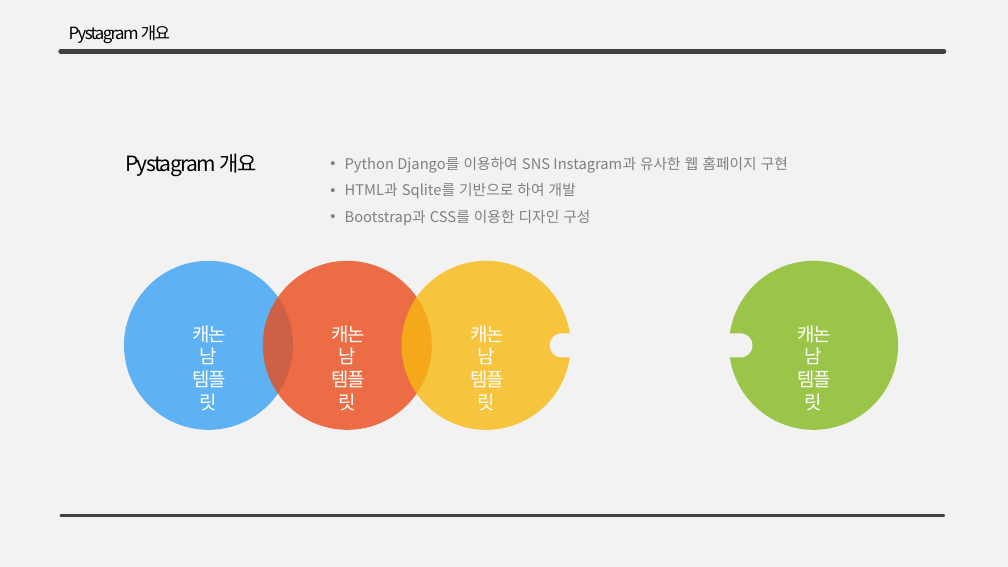
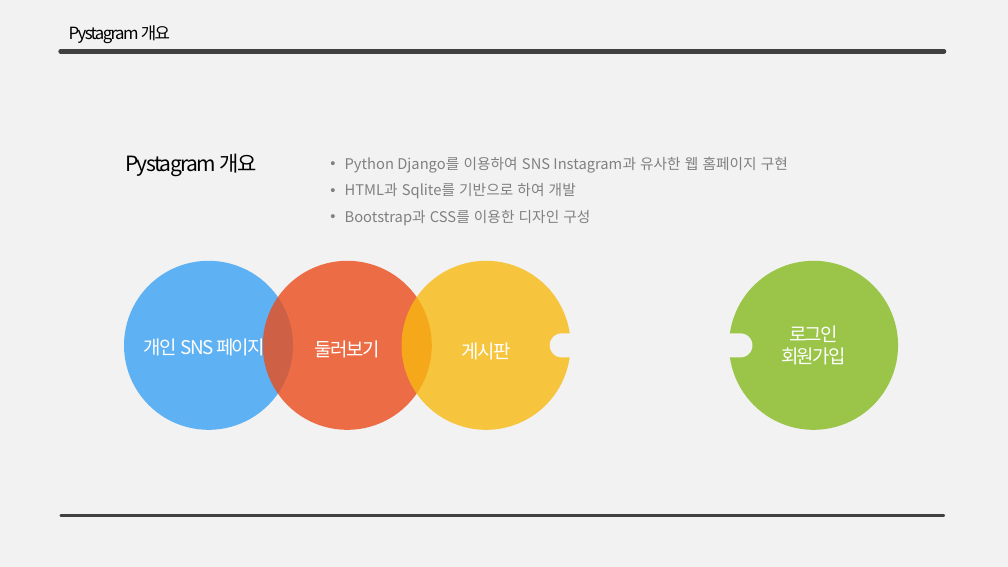
Before and after one commit to ballmouseuser/pystagram, a slide deck: slide 3 of 파이스타그램.pptx. Drawn at 1008x567 pixels with LibreOffice and Linux fonts; fonts in the diff are those of the drawing. Boxes give left, top, right and bottom in pixels: in the first picture for what was removed or moved away, otherwise in the second. Text is boxed around its words. In the diff, an @@ line names an element or a change of style, - is before the commit and + after.

```diff
--- a/파이스타그램.pptx
+++ b/파이스타그램.pptx
@@ text at [781,325,846,365]: text changed @@
-캐논남
-템플릿
+로그인
+회원가입
@@ text at [144,335,265,360]: text changed @@
-캐논남
-템플릿
+개인 SNS 페이지
@@ text at [315,340,380,358]: text changed @@
-캐논남
-템플릿
+둘러보기
@@ text at [462,342,511,360]: text changed @@
-캐논남
-템플릿
+게시판
```
Also in this commit, not shown: 1 other slide changed.
